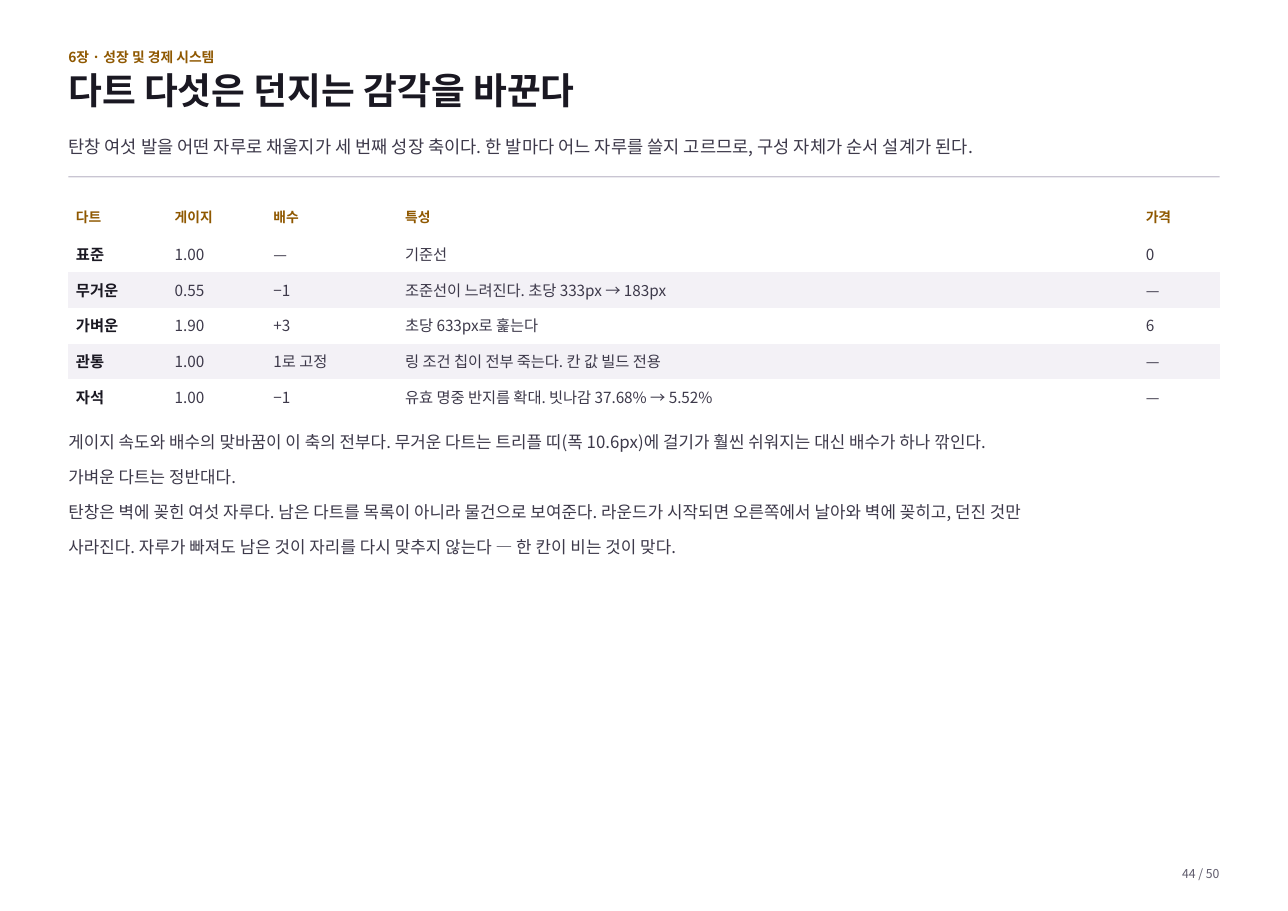
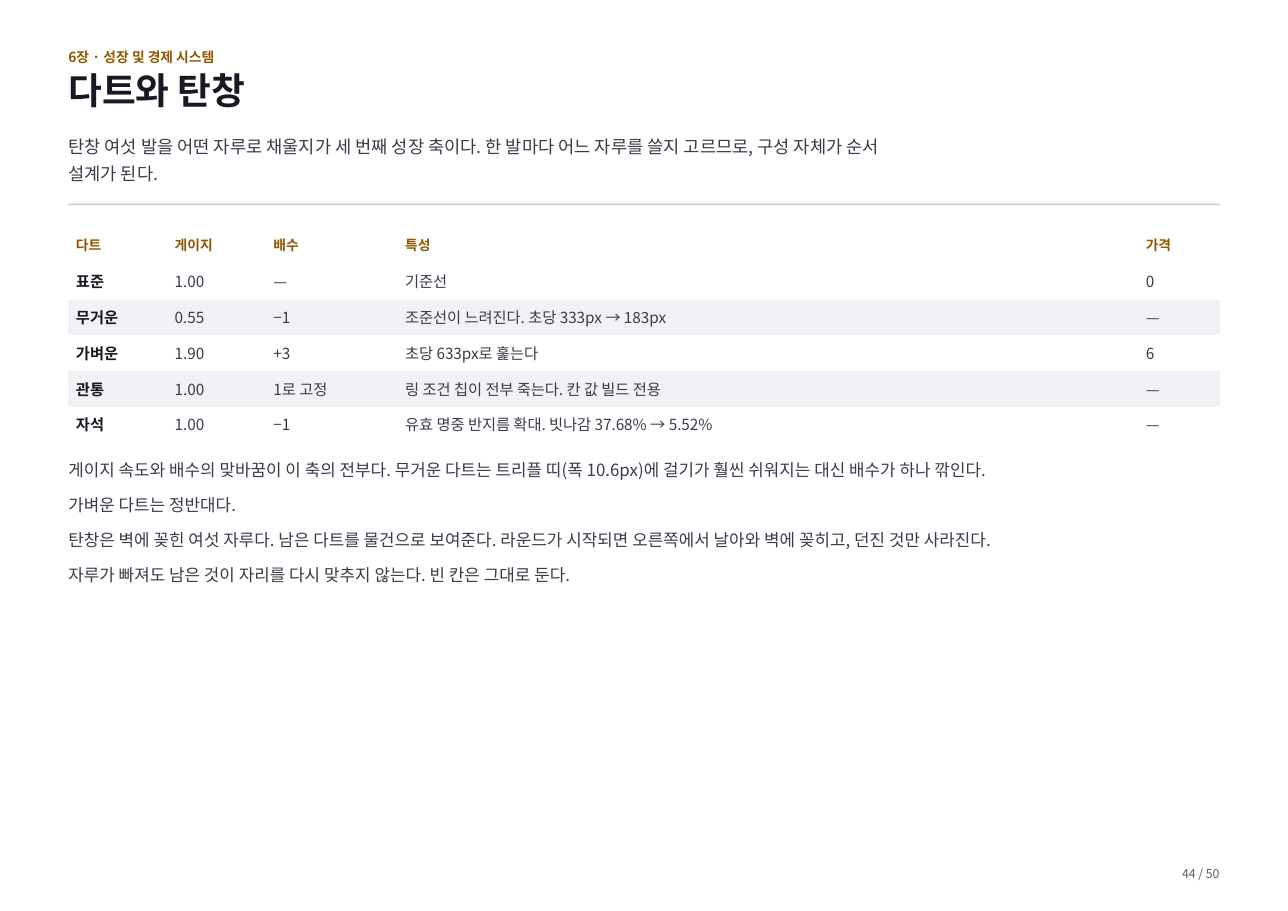
Before and after one commit to GGbong69/test-03, a slide deck: slide 44 of docs/기획서.pptx. Drawn at 1288x911 pixels with LibreOffice and Linux fonts; fonts in the diff are those of the drawing. Boxes give left, top, right and bottom in pixels: in the first picture for what was removed or moved away, otherwise in the second. Text is boxed around its words. In the diff, an @@ line names an element or a change of style, - is before the commit and + after.

```diff
--- a/docs/기획서.pptx
+++ b/docs/기획서.pptx
@@ text at bbox=[68, 73, 246, 108]: text changed @@
-다트 다섯은 던지는 감각을 바꾼다
+다트와 탄창
@@ text at bbox=[68, 138, 879, 156]: text changed @@
-탄창 여섯 발을 어떤 자루로 채울지가 세 번째 성장 축이다. 한 발마다 어느 자루를 쓸지 고르므로, 구성 자체가 순서 설계가 된다.
+탄창 여섯 발을 어떤 자루로 채울지가 세 번째 성장 축이다. 한 발마다 어느 자루를 쓸지 고르므로, 구성 자체가 순서
+설계가 된다.
@@ rectangle: place and size @@
-rectangle at bbox=[68, 176, 1220, 177]
+rectangle at bbox=[68, 204, 1220, 205]
@@ table: place and size @@
-table at bbox=[68, 201, 1221, 415]
+table at bbox=[68, 228, 1221, 443]
@@ text "게이지 속도와 배수의 맞바꿈이 이 ...": place and size @@
-text "게이지 속도와 배수의 맞바꿈이 이 ..." at bbox=[68, 434, 1021, 555]
+text "게이지 속도와 배수의 맞바꿈이 이 ..." at bbox=[68, 462, 991, 583]
@@ text at bbox=[68, 532, 991, 583]: text changed @@
-탄창은 벽에 꽂힌 여섯 자루다. 남은 다트를 목록이 아니라 물건으로 보여준다. 라운드가 시작되면 오른쪽에서 날아와 벽에 꽂히고, 던진 것만
-사라진다. 자루가 빠져도 남은 것이 자리를 다시 맞추지 않는다 — 한 칸이 비는 것이 맞다.
+탄창은 벽에 꽂힌 여섯 자루다. 남은 다트를 물건으로 보여준다. 라운드가 시작되면 오른쪽에서 날아와 벽에 꽂히고, 던진 것만 사라진다.
+자루가 빠져도 남은 것이 자리를 다시 맞추지 않는다. 빈 칸은 그대로 둔다.
```
Also in this commit, not shown: 44 other slides changed, 2 other files.
